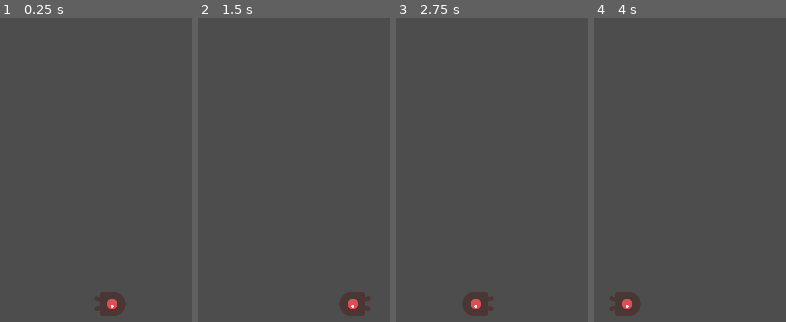
Above: before the commit, frames 1-4 (left to right).
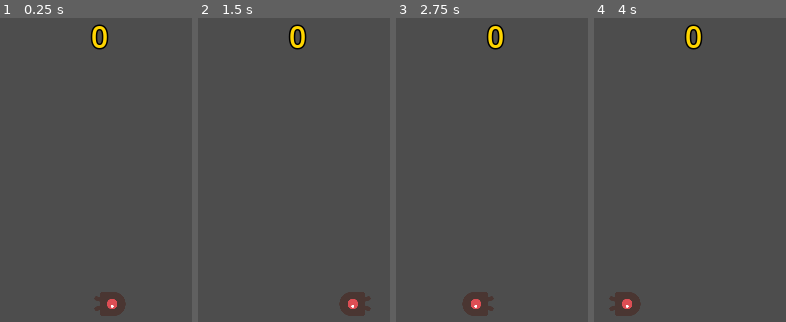
Above: after the commit, the same moments.

Repository: gavinsh32/CS383
Game: Godot game, scene res://Scenes/main.tscn
The game is run twice, just before and just after one commit, with the same random seed, the same clock (stepped at 60 frames per second) and the same inputs. Before the commit the project starts from res://Scenes/enemy_instance.tscn.
Inputs:
- Up to frame 1 (0.25 s): no input
- Up to frame 2 (1.5 s): no input
- Up to frame 3 (2.75 s): no input
- Up to frame 4 (4 s): no input

The runs differ from the first frame. In frame 1, 0.6% of the frame differs, in the area x 47-57%, y 1-11%; in frame 2, 0.6%; in frame 3, 0.6%; in frame 4, 0.6%.

Commit message:
Connecting Enemy Instance & Hud to Main Node
* Set up enemy_hit signal in
  enemy_instance
* Connected enemy_hit to hud to increase score
* Created a main scene node to test, which should be merged with future master node
* Changed project settings to have main node as primary scene

Diff:
--- a/SmallPlatformer/Scenes/hud.tscn
+++ b/SmallPlatformer/Scenes/hud.tscn
@@ -19,6 +19,7 @@
 anchor_bottom = 1.0
 grow_horizontal = 2
 grow_vertical = 2
+script = ExtResource("1_ityeo")
 
 [node name="Label" type="Label" parent="."]
 layout_mode = 1
@@ -34,4 +35,3 @@
 label_settings = SubResource("LabelSettings_vtevd")
 horizontal_alignment = 1
 vertical_alignment = 1
-script = ExtResource("1_ityeo")
--- /dev/null
+++ b/SmallPlatformer/Scenes/main.tscn
@@ -0,0 +1,21 @@
+[gd_scene load_steps=3 format=3 uid="uid://bnqev17mwo2x3"]
+
+[ext_resource type="PackedScene" uid="uid://djheobacrcfa0" path="res://Scenes/enemy_instance.tscn" id="1_n8ds1"]
+[ext_resource type="PackedScene" uid="uid://525gpnd1hlw6" path="res://Scenes/hud.tscn" id="2_hra7p"]
+
+[node name="Node2D" type="Node2D"]
+
+[node name="EnemyInstance" parent="." instance=ExtResource("1_n8ds1")]
+
+[node name="Control" parent="." instance=ExtResource("2_hra7p")]
+anchors_preset = 0
+anchor_right = 0.0
+anchor_bottom = 0.0
+offset_left = 404.0
+offset_top = 13.0
+offset_right = 404.0
+offset_bottom = 13.0
+grow_horizontal = 1
+grow_vertical = 1
+
+[connection signal="enemy_hit" from="EnemyInstance" to="Control" method="_on_enemy_instance_enemy_hit"]
--- a/SmallPlatformer/Scripts/enemy_instance.gd
+++ b/SmallPlatformer/Scripts/enemy_instance.gd
@@ -1,6 +1,6 @@
 extends Area2D
 
-# signal enemy_hit
+signal enemy_hit
 
 @export var domain = 300	# total horizontal area to move around in
 @export var speed = 1		# horizontal speed
@@ -33,9 +33,7 @@
 	# clamp position to boundries
 	position.clamp(left_boundry, right_boundry)
 
-# func _on_area_entered(area: Area2D) -> void:
-# 	hide()
-# 	enemy_hit.emit()
-#
-#	# disable collider safely as not to detect the same collision
-# 	$CollisionShape2D.set_deferred("disabled", true)
+func _on_area_entered(area: Area2D) -> void:
+	hide()
+	enemy_hit.emit()	# disable collider safely as not to detect the same collision
+	$CollisionShape2D.set_deferred("disabled", true)
--- a/SmallPlatformer/Scripts/score.gd
+++ b/SmallPlatformer/Scripts/score.gd
@@ -1,4 +1,4 @@
-extends Label
+extends Control
 
 var _score
 
@@ -9,8 +9,9 @@
 
 # Called every frame. 'delta' is the elapsed time since the previous frame.
 func _process(delta: float) -> void:
-	text = str(_score)
+	$Label.text = str(_score)
 	pass
 
-# func _on_enemy_hit():
-# 	_score += 1
+
+func _on_enemy_instance_enemy_hit() -> void:
+	_score += 1
--- a/SmallPlatformer/project.godot
+++ b/SmallPlatformer/project.godot
@@ -11,7 +11,7 @@
 [application]
 
 config/name="cs383-platformer"
-run/main_scene="res://Scenes/enemy_instance.tscn"
+run/main_scene="res://Scenes/main.tscn"
 config/features=PackedStringArray("4.3", "GL Compatibility")
 config/icon="res://icon.svg"
 
